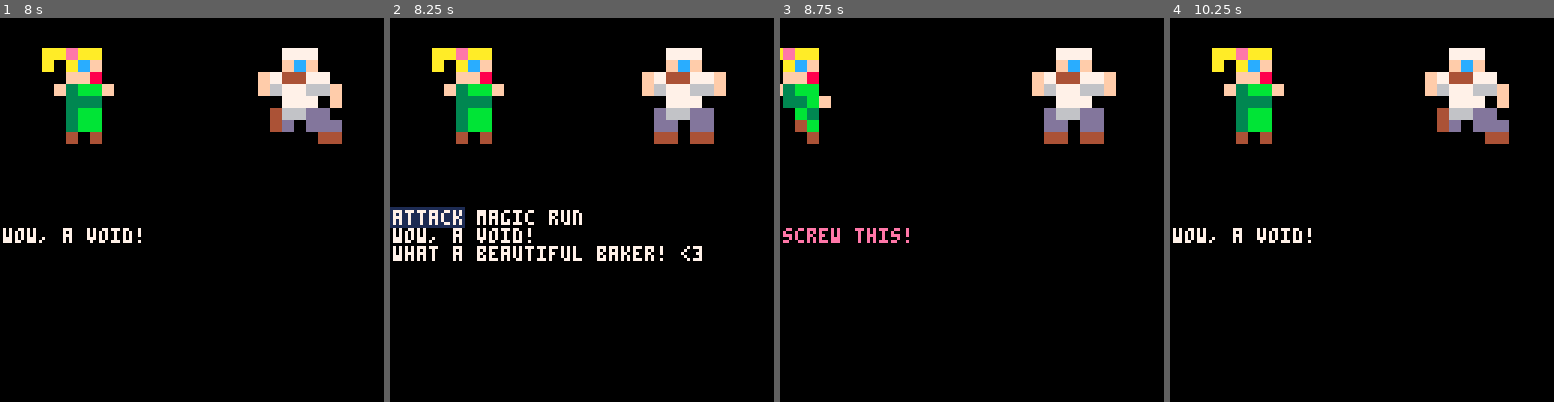
Above: before the commit, frames 1-4 (left to right).
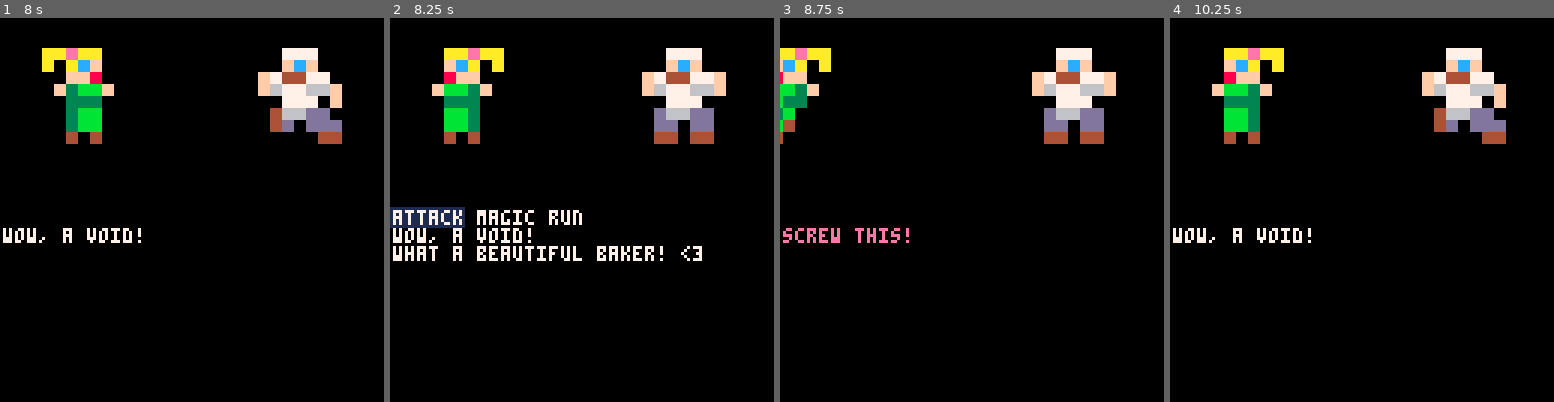
Above: after the commit, the same moments.

Repository: jcwilk/material_girl
Game: PICO-8 cartridge material_girl.p8
Two runs of this game, one before a commit and one after it. Both use one fixed random seed, a clock stepped at 60 frames per second and the inputs below.
Inputs:
- Up to frame 1 (8 s): tap O (Z key) at 0.7, 1.7, 2.1, 2.5, 2.9, 3.3, 3.7, 4.1, 4.5, 4.9, 5.3, 5.7, 6.1, 6.5, 6.9, 7.3, 7.7 s; hold Right 1.6-2.1 s; hold Up 2.15-2.42 s; hold Right 2.47-3.03 s; hold Left 3.08-3.58 s; hold Down 3.63-3.97 s; hold Right 4.02-4.68 s; hold Up 4.73-5.03 s; hold Left 5.08-5.68 s; hold Down 5.73-6.03 s; hold Right 6.08-6.58 s; hold Right 6.63-7.13 s; hold Up 7.18-7.45 s; hold Right from 7.5 s (still down)
- Up to frame 2 (8.25 s): release Right at 8.07 s; tap O (Z key) at 8.1 s; hold Left from 8.12 s (still down)
- Up to frame 3 (8.75 s): tap O (Z key) at 8.5 s; release Left at 8.62 s; hold Down from 8.67 s (still down)
- Up to frame 4 (10.25 s): tap O (Z key) every 0.4 s from 8.9 to 10.1 s; release Down at 9 s; hold Right 9.05-9.72 s; hold Up 9.77-10.07 s; hold Left from 10.12 s (still down)

Frame 1 is identical in both runs. In frame 2, 3.1% of the frame differs, in the area x 10-30%, y 7-33%; in frame 3, 2.1%; in frame 4, 3.9%, in the area x 10-89%, y 7-33%.

Commit message:
Reorganize core update methods to support more
Building up towards adding a new mode to handle buying things from a shop

walkabout/fighting are better separated now but there's still a lot of
room for improvement... but trying to keep things simple until otherwise
required, this might be good enough.

Diff:
--- a/material_girl.p8
+++ b/material_girl.p8
@@ -67,7 +67,7 @@
  end
 end
 
-function walkabout()
+function update_walkabout()
  local x = px
  local y = py
  local moved = false
@@ -104,13 +104,24 @@
   if px > 119 then
    fighting=true
    intro=true
-   return false
+   update_fight()
+   return true
   end
  else
   spri=0
  end
  if spri == 3 then spri = 1 end
  return true
+end
+
+----
+-- Shop update logic
+--
+-- placeholder for now
+----
+
+function update_shop()
+ return false
 end
 
 ----
@@ -412,50 +423,58 @@
  end
 end
 
+function update_fight()
+ if not fighting then
+  return false
+ end
+
+ if fintro() then
+  ehp=10
+  edef=1
+  return
+ end
+
+ if btn(0) and not hlpr then
+  hlin-=1
+  hlpr=true
+ end
+ if btn(1) and not hlpr then
+  hlin+=1
+  hlpr=true
+ end
+ if not btn(0) and not btn(1) then
+  hlpr=false
+ end
+ if hlin<0 then hlin=2 end
+ if hlin>2 then hlin=0 end
+
+ if attacking then
+  fattack()
+ elseif casting then
+  fmagic()
+ elseif running then
+  frun()
+ elseif winning then
+  fwin()
+ elseif enemy_attacking then
+  fenemy_attack()
+ elseif btn(4) then
+  if hlin==0 then
+   fattack()
+  elseif hlin==1 then
+   fmagic()
+  elseif hlin==2 then
+   frun()
+  end
+ end
+
+ return true
+end
+
 hlpr=false
 intro=true
 function _update()
- if fighting or not walkabout() then
-  if fintro() then
-   ehp=10
-   edef=1
-   return
-  end
-
-  if btn(0) and not hlpr then
-   hlin-=1
-   hlpr=true
-  end
-  if btn(1) and not hlpr then
-   hlin+=1
-   hlpr=true
-  end
-  if not btn(0) and not btn(1) then
-   hlpr=false
-  end
-  if hlin<0 then hlin=2 end
-  if hlin>2 then hlin=0 end
-
-  if attacking then
-   fattack()
-  elseif casting then
-   fmagic()
-  elseif running then
-   frun()
-  elseif winning then
-   fwin()
-  elseif enemy_attacking then
-   fenemy_attack()
-  elseif btn(4) then
-   if hlin==0 then
-    fattack()
-   elseif hlin==1 then
-    fmagic()
-   elseif hlin==2 then
-    frun()
-   end
-  end
- end
+ return update_fight() or update_shop() or update_walkabout()
 end
 
 -----
